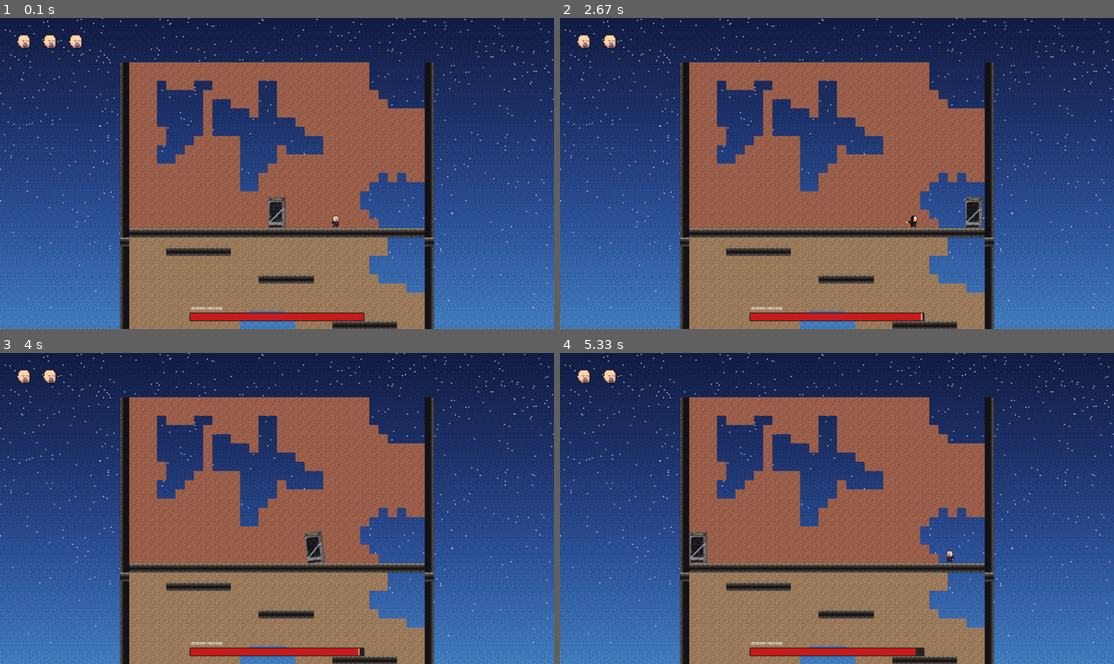
Above: before the commit, frames 1-4 (two rows, left to right).
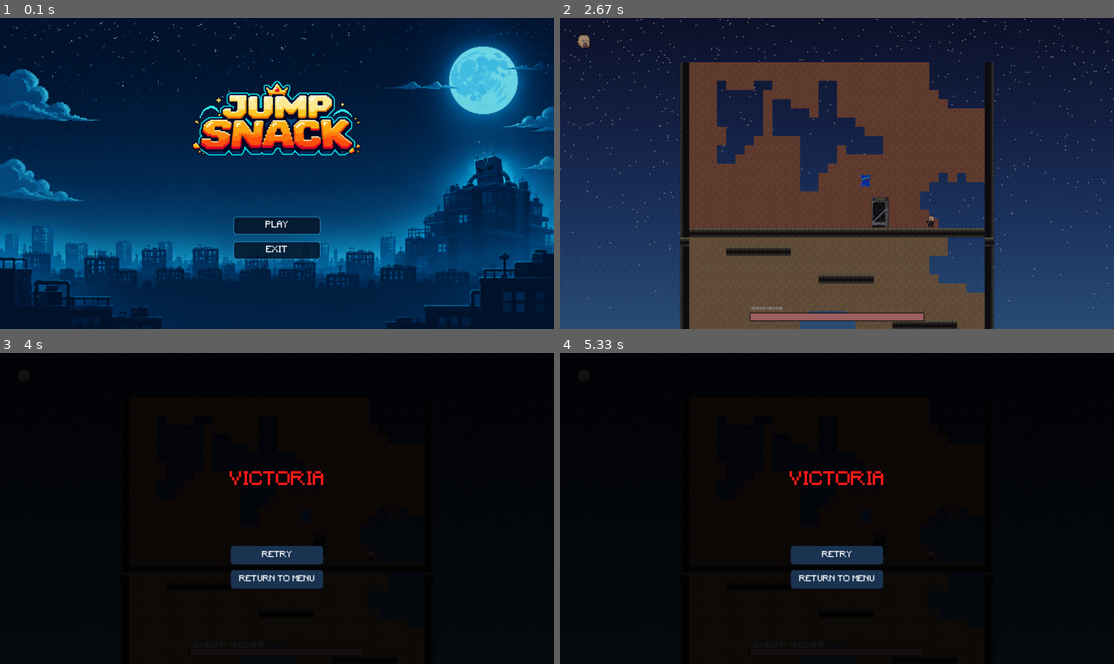
Above: after the commit, the same moments.

Repository: polgonzalez05/luathon-MasAitorGonzalezPolGarciaEnricMorerresJordiDoneuxGillesDelohenLuc
Game: LÖVE game, started from main.lua
The game is run twice, just before and just after one commit, with the same random seed, the same clock (stepped at 60 frames per second) and the same inputs.
Inputs (mouse positions are in pixels of both pictures, inside the frame that each line leads up to):
- Up to frame 1 (0.1 s): no input
- Up to frame 2 (2.67 s): tap Enter at 0.33 s; tap Space at 0.67 s; hold D 1-1.47 s; tap F at 1.07, 1.37, 1.57, 1.87, 2.07, 2.37, 2.63 s; hold D 1.5-1.97 s; hold A 2-2.53 s; hold A from 2.57 s (still down)
- Up to frame 3 (4 s): tap F at 2.93, 3.07, 3.37, 3.73 s; release A at 2.97 s; hold D 3-3.63 s; hold A from 3.67 s (still down); move the mouse to (105, 583) at 3.7 s
- Up to frame 4 (5.33 s): tap F at 4.03, 4.23, 4.53, 4.73, 5.03, 5.23 s; release A at 4.13 s; hold D 4.17-4.63 s; hold D 4.67-5.13 s; hold A from 5.17 s (still down)

The runs differ from the first frame. In frame 1, 91% of the frame differs, in the area x 0-100%, y 0-100%; in frame 2, 96%; in frame 3, 98%; in frame 4, 98%.

Commit message:
Menu, End screen , victory screen

Diff:
--- a/main.lua
+++ b/main.lua
@@ -1,38 +1,86 @@
+local Menu = require "src/menu"
 local Level = require "src/level"
+local EndScreen = require "src/endScreen"
 
+local menu
 local level
-
-local virtualWidth = 1920
-local virtualHeight = 1080
-
-local canvas
+local endScreen
+local screen = "menu"
 
 function love.load()
-  canvas = love.graphics.newCanvas(virtualWidth, virtualHeight)
-  level = Level()
+    menu = Menu:new()
 end
 
 function love.update(dt)
-  level:update(dt)
+    if screen == "game" then
+        level:update(dt)
+
+        if not level.character.alive then
+            endScreen = EndScreen:new("muerte")
+            screen = "end"
+        elseif not level.vendingMachine.vivo then
+            endScreen = EndScreen:new("victoria")
+            screen = "end"
+        end
+            elseif screen == "end" then
+        endScreen:update(dt)
+    end
 end
 
 function love.draw()
-  love.graphics.setCanvas(canvas)
-  love.graphics.clear()
-  level:draw()
+    if screen == "menu" then
+        menu:draw()
+    elseif screen == "game" then
+        level:draw()
+    elseif screen == "end" then
+        level:draw()
+        endScreen:draw()
+    end
+end
 
-  love.graphics.setCanvas()
+local function handleMenuAction(action)
+    if action == "jugar" then
+        level = Level()
+        menu = nil
+        screen = "game"
+    elseif action == "salir" then
+        love.event.quit()
+    end
+end
 
-  local sw, sh = love.graphics.getDimensions()
+local function handleEndAction(action)
+    if action == "retry" then
+      level = Level()
+      endScreen = nil
+      screen = "game"
+    elseif action == "menu" then
+        level = nil
+        endScreen = nil
+        menu = Menu:new()
+        screen = "menu"
+    elseif action == "salir" then
+        love.event.quit()
+    end
+end
 
-  local scale = math.min(sw / virtualWidth, sh / virtualHeight)
+function love.mousepressed(x, y, button)
+    if screen == "menu" then
+        handleMenuAction(menu:mousepressed(x, y, button))
+    elseif screen == "end" then
+        handleEndAction(endScreen:mousepressed(x, y, button))
+    end
+end
 
-  local x = (sw - virtualWidth * scale) / 2
-  local y = (sh - virtualHeight * scale) / 2
-
-  love.graphics.draw(canvas, x, y, 0, scale, scale)
+function love.keypressed(key)
+    if screen == "menu" then
+        handleMenuAction(menu:keypressed(key))
+    elseif screen == "end" then
+        handleEndAction(endScreen:keypressed(key))
+    end
 end
 
 function love.resize(w, h)
-  level:resize(w, h)
+    if level then
+        level:resize(w, h)
+    end
 end
--- a/src/character.lua
+++ b/src/character.lua
@@ -21,14 +21,23 @@
     self:setCharacterAnimation("idle")
 
     self.boss = boss
-    self.daño = 15
+    self.daño = 1511 -- Daño BALAS
     self.scale = Vector(1.5, 1.5)
 
+    -- Spawn Incio
+    -- local sueloY = 99 * 32
+    -- self.position.x = (34 * 32 - self.width * self.scale.x) / 2
+    -- self.position.y = sueloY - self.height * self.scale.y
+    -- self.groundY = self.position.y
+    --
+
+    -- Spawn del boss
+    self.position.x, self.position.y, self.groundY = 700, 500, 500
+    --
     self.speed = 200
     self.gravity = 2500
     self.jumpSpeed = -750
     self.velocityY = 0
-    self.groundY = 500
 
     self.maxJumpHold = 0.25
     self.jumpHoldTime = 0
@@ -43,7 +52,7 @@
 
     self.projectiles = {}
 
-    self.vida = 3
+    self.vida = 1
     self.dañoCooldown = 2
     self.tCooldown = 0
     self.alive = true
--- /dev/null
+++ b/src/endScreen.lua
@@ -0,0 +1,110 @@
+-- src/endScreen.lua
+local EndScreen = {}
+EndScreen.__index = EndScreen
+
+function EndScreen:new(result)
+    local screen = setmetatable({}, EndScreen)
+
+    screen.result = result
+    screen.fade = 0
+    screen.fadeDuration = 0.8 -- Duracion Fundido
+    screen.titleFont = love.graphics.newFont("src/fonts/Minecraft.ttf", 64)
+    screen.buttonFont = love.graphics.newFont("src/fonts/Minecraft.ttf", 28)
+
+    return screen
+end
+
+function EndScreen:update(dt)
+    self.fade = math.min(1, self.fade + dt / self.fadeDuration)
+end
+
+local function getButtons(width, height)
+    local buttonWidth = 320
+    local buttonHeight = 64
+    local x = (width - buttonWidth) / 2
+    local y = height * 0.62
+
+    return {
+        retry = { x = x, y = y, w = buttonWidth, h = buttonHeight },
+        menu = { x = x, y = y + 84, w = buttonWidth, h = buttonHeight }
+    }
+end
+
+function EndScreen:draw()
+    local width, height = love.graphics.getDimensions()
+
+    -- Dibuja un rectángulo negro transparente sobre el nivel.
+    love.graphics.setColor(0, 0, 0, self.fade * 0.92)
+    love.graphics.rectangle("fill", 0, 0, width, height)
+
+    if self.fade < 1 then
+        love.graphics.setColor(1, 1, 1)
+        return
+    end
+
+    local title = "GAME OVER"
+    if self.result == "victoria" then
+        title = "VICTORIA"
+    end
+
+    love.graphics.setFont(self.titleFont)
+    love.graphics.setColor(1, 0.1, 0.1)
+    love.graphics.printf(title, 0, height * 0.38, width, "center")
+
+    local buttons = getButtons(width, height)
+    local mouseX, mouseY = love.mouse.getPosition()
+
+    local function drawButton(rect, text)
+        local hovered = mouseX >= rect.x and mouseX <= rect.x + rect.w and mouseY >= rect.y and mouseY <= rect.y + rect.h
+
+        if hovered then
+            love.graphics.setColor(0.25, 0.45, 0.65)
+        else
+            love.graphics.setColor(0.1, 0.2, 0.32)
+        end
+
+        love.graphics.rectangle("fill", rect.x, rect.y, rect.w, rect.h, 10, 10)
+
+        love.graphics.setFont(self.buttonFont)
+        love.graphics.setColor(1, 1, 1)
+        love.graphics.printf(text, rect.x, rect.y + 18, rect.w, "center")
+    end
+
+    drawButton(buttons.retry, "RETRY")
+    drawButton(buttons.menu, "RETURN TO MENU")
+
+    love.graphics.setColor(1, 1, 1)
+end
+
+function EndScreen:mousepressed(x, y, button)
+    if button ~= 1 or self.fade < 1 then
+        return nil
+    end
+
+    local buttons = getButtons(love.graphics.getWidth(),love.graphics.getHeight())
+
+    for name, rect in pairs(buttons) do
+        if x >= rect.x and x <= rect.x + rect.w
+            and y >= rect.y and y <= rect.y + rect.h then
+            return name
+        end
+    end
+
+    return nil
+end
+
+function EndScreen:keypressed(key)
+    if self.fade < 1 then
+        return nil
+    end
+
+    if key == "return" or key == "kpenter" or key == "space" then
+        return "retry"
+    elseif key == "escape" then
+        return "menu"
+    end
+
+    return nil
+end
+
+return EndScreen
--- a/src/level.lua
+++ b/src/level.lua
@@ -44,7 +44,7 @@
   end
 
   self.map:update(dt)
-  self.camera:update(dt)        -- despues de mover a los actores
+  self.camera:update(dt)
 
   self.hud:update(dt)
   if love.keyboard.isDown("escape") then
--- a/src/menu.lua
+++ b/src/menu.lua
@@ -1,55 +1,72 @@
--- src/menu.lua
 local Menu = {}
 Menu.__index = Menu
 
 function Menu:new()
-    return setmetatable({}, Menu)
+    local menu = setmetatable({}, Menu)
+
+    menu.fondo =
+    love.graphics.newImage("src/textures/ui/menu-background.png")
+    menu.logo = love.graphics.newImage("src/textures/ui/jump-snack-logo.png")
+    menu.fuente = love.graphics.newFont("src/fonts/Minecraft.ttf", 30)
+
+    return menu
 end
 
+
 local function botones()
-    local ancho = 220
+    local ancho = 300
     local alto = 60
     local x = (love.graphics.getWidth() - ancho) / 2
-    local y = love.graphics.getHeight() / 2
+    local y = love.graphics.getHeight() *   0.64
 
     return {
-        jugar = { x = x, y = y - 20, w = ancho, h = alto },
-        salir = { x = x, y = y + 60, w = ancho, h = alto }
+        jugar = { x = x, y = y, w = ancho, h = alto },
+        salir = { x = x, y = y + 86, w = ancho, h = alto }
     }
 end
 
-local function dibujarBoton(rect, texto, mouseX, mouseY)
-    local encima = mouseX >= rect.x and mouseX <= rect.x + rect.w
-        and mouseY >= rect.y and mouseY <= rect.y + rect.h
+local function dibujarBoton(rect, texto, fuente, mouseX, mouseY)
+    local encima = mouseX >= rect.x and mouseX <= rect.x + rect.w and mouseY >= rect.y and mouseY <= rect.y + rect.h
 
     if encima then
-        love.graphics.setColor(0.25, 0.6, 0.95)
+        love.graphics.setColor(0.08, 0.30, 0.45, 0.95)
     else
-        love.graphics.setColor(0.15, 0.4, 0.75)
+        love.graphics.setColor(0.02, 0.08, 0.16, 0.85)
     end
 
     love.graphics.rectangle("fill", rect.x, rect.y, rect.w, rect.h, 10, 10)
-    love.graphics.setColor(1, 1, 1)
-    love.graphics.printf(texto, rect.x, rect.y + 20, rect.w, "center")
+    love.graphics.setColor(0.25, 0.75, 1, 1)
+    love.graphics.rectangle("line", rect.x, rect.y, rect.w, rect.h, 10, 10)
+    love.graphics.setFont(fuente)
+    love.graphics.setColor(1, 1, 1, 1)
+    love.graphics.printf(texto, rect.x, rect.y + (rect.h - fuente:getHeight()) / 2, rect.w, "center")
+
 end
 
 function Menu:draw()
-    love.graphics.clear(0.08, 0.08, 0.12)
+    local ancho = love.graphics.getWidth()
+    local alto = love.graphics.getHeight()
+    local anchoFondo, altoFondo = self.fondo:getDimensions()
 
-    love.graphics.setColor(1, 1, 1)
-    love.graphics.printf(
-        "MI JUEGO",
-        0,
-        love.graphics.getHeight() / 2 - 120,
-        love.graphics.getWidth(),
-        "center"
-    )
+    local escala = math.max(ancho / anchoFondo, alto / altoFondo)
+    local x = (ancho - anchoFondo * escala) / 2
+    local y = (alto - altoFondo * escala) / 2
+
+    local anchoLogo = 650
+    local escalaLogo = anchoLogo / self.logo:getWidth()
+    local xLogo = (love.graphics.getWidth() - anchoLogo) / 2
+    local yLogo = love.graphics.getHeight() * 0.20
+
+
+    love.graphics.setColor(1, 1, 1, 1)
+    love.graphics.draw(self.fondo, x, y, 0, escala, escala)
+    love.graphics.draw(self.logo, xLogo, yLogo, 0, escalaLogo, escalaLogo)
 
     local b = botones()
     local mouseX, mouseY = love.mouse.getPosition()
 
-    dibujarBoton(b.jugar, "Jugar", mouseX, mouseY)
-    dibujarBoton(b.salir, "Salir", mouseX, mouseY)
+    dibujarBoton(b.jugar, "PLAY", self.fuente, mouseX, mouseY)
+    dibujarBoton(b.salir, "EXIT", self.fuente, mouseX, mouseY)
 end
 
 function Menu:mousepressed(x, y, boton)
Binary file added: src/textures/ui/jump-snack-logo.png
Binary file added: src/textures/ui/menu-background.png
